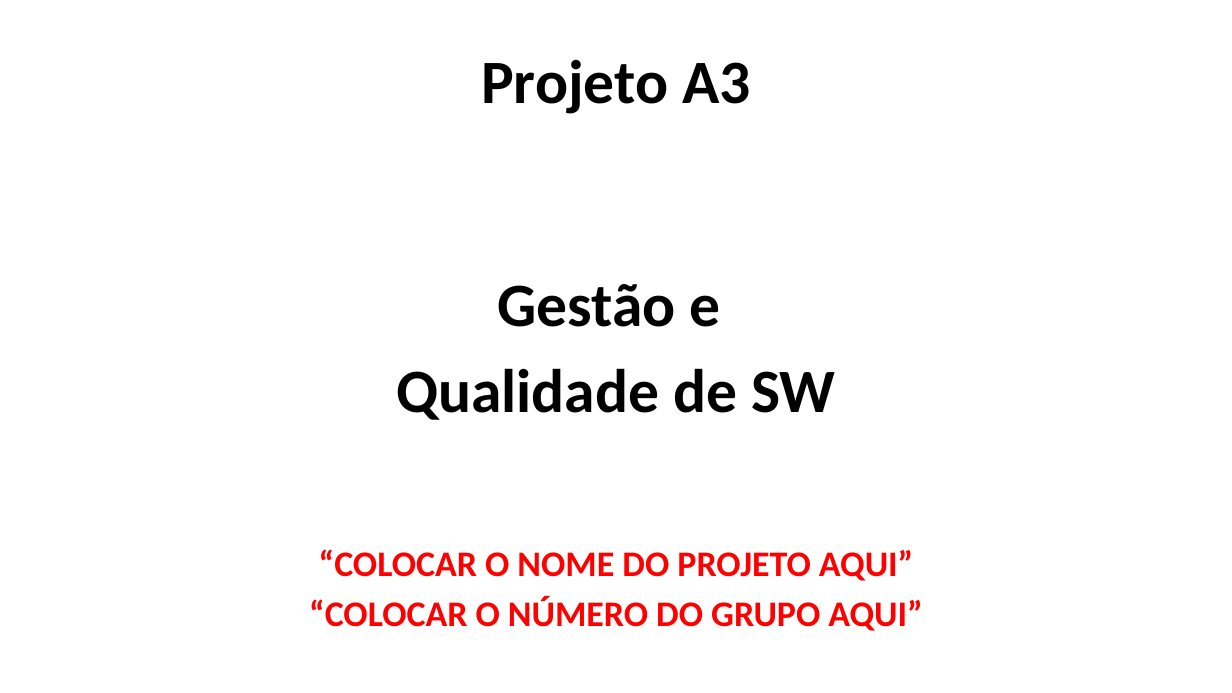
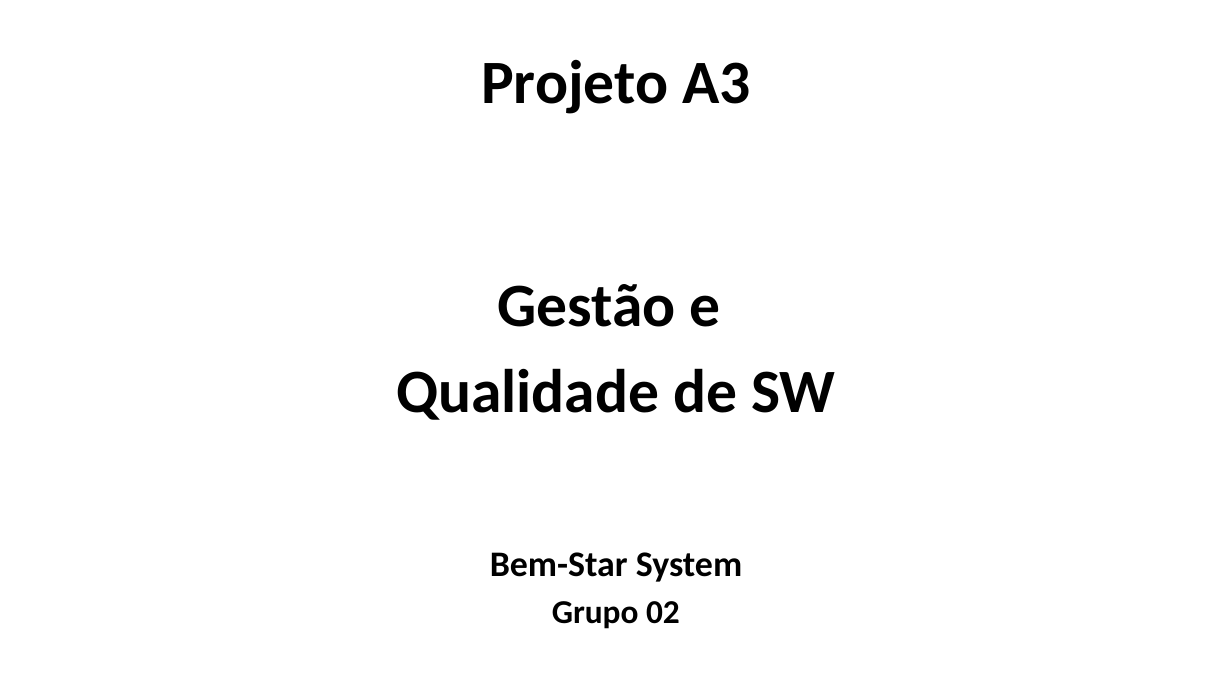
Before and after one commit to GustavoGinoTerezo/projetos-faculdade, a slide deck: slide 1 of terceiro-semestre/documentacao-e-templates/gestao-e-qualidade-de-software/Gestão e Qualidade de SW - Projeto A3 - Template.pptx. Drawn at 1232x693 pixels with LibreOffice and Linux fonts; fonts in the diff are those of the drawing. Boxes give left, top, right and bottom in pixels: in the first picture for what was removed or moved away, otherwise in the second. Text is boxed around its words. In the diff, an @@ line names an element or a change of style, - is before the commit and + after.

```diff
--- a/terceiro-semestre/documentacao-e-templates/gestao-e-qualidade-de-software/Gestão e Qualidade de SW - Projeto A3 - Template.pptx
+++ b/terceiro-semestre/documentacao-e-templates/gestao-e-qualidade-de-software/Gestão e Qualidade de SW - Projeto A3 - Template.pptx
@@ text at (490,552,742,629): text changed; text colour #FF0000 to #000000 @@
-“COLOCAR O NOME DO PROJETO AQUI”
-“COLOCAR O NÚMERO DO GRUPO AQUI”
+Bem-Star System
+Grupo 02
```
Also in this commit, not shown: 19 other slides changed, 3 slides added, 1 slide removed, 5 other files.
